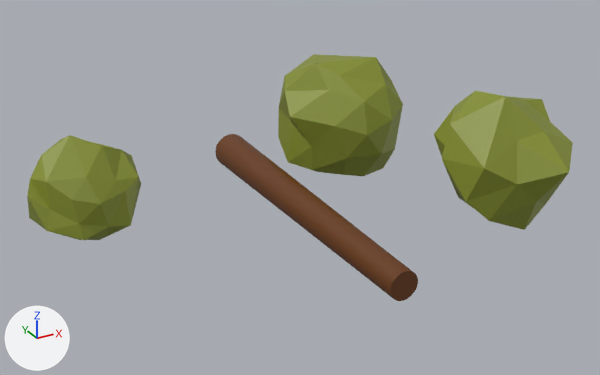
Before and after pictures for a commit that changed the Blender file Animacije_folder/Trees/oak_one_log.blend.
One viewpoint serves both versions: a 50 mm camera at (-6.42, -11.9, 6.6) aimed at (0.05, -0.14, 0.72). Lighting does not change. The marker at lower left points along +X, +Y and +Z. Both versions are drawn at frame 40 of the action 'CylinderAction'; the numbers are the values there.
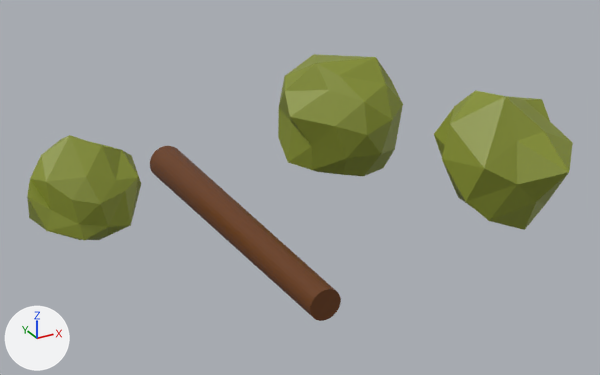
The change, as a list of edits to the scene's bpy script:
```text
Change ob_cylinder:
    ob_cylinder.location: (0.19, -0.1, 0.29) -> (-1.24, -0.1, 0.29)
    ob_cylinder.rotation_euler: (1.571, 0.0, 0.0) -> (1.571, -10.68, 0.0)  # degrees (90, 0, 0) -> degrees (90, 108, 0)
```

Where the change shows, as pixel boxes (x1, y1, x2, y2) in the pictures (600 x 375 px):
'Cylinder', moved, turned
    before: (215, 134, 418, 301)
    after: (150, 146, 341, 321)
